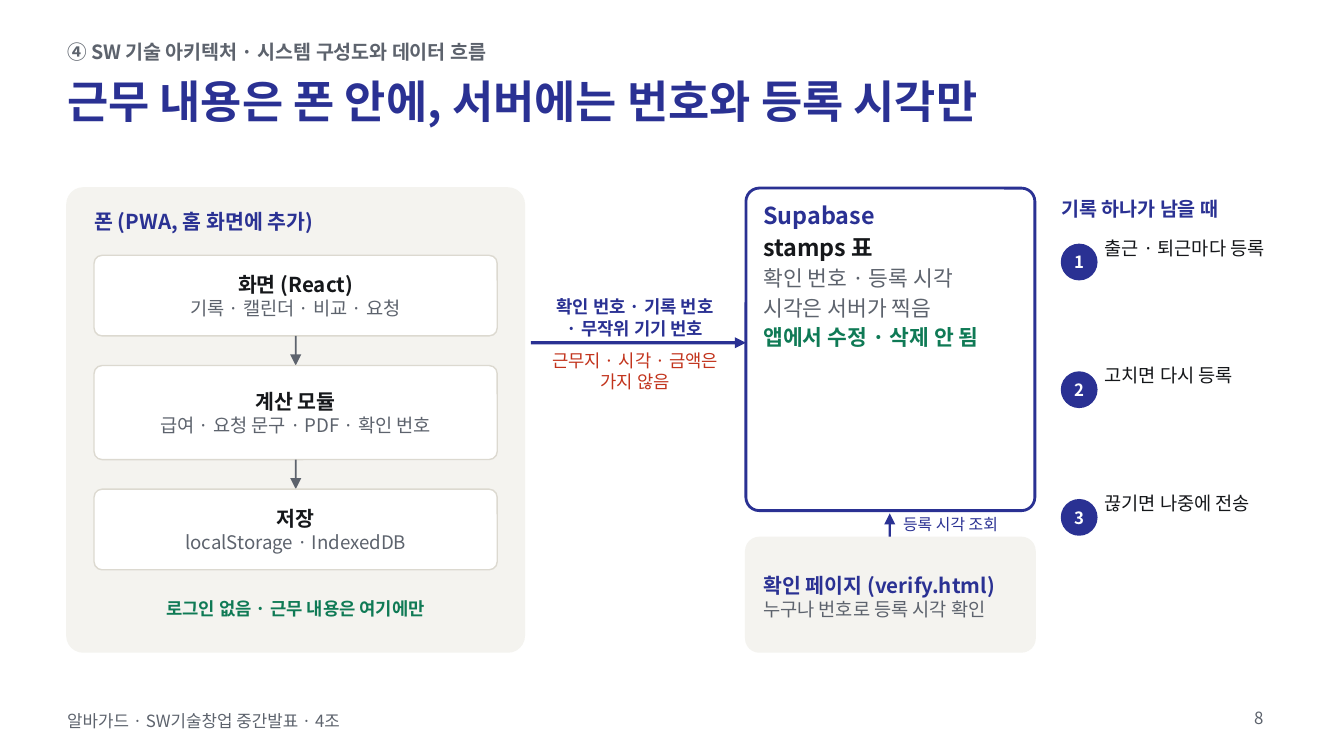
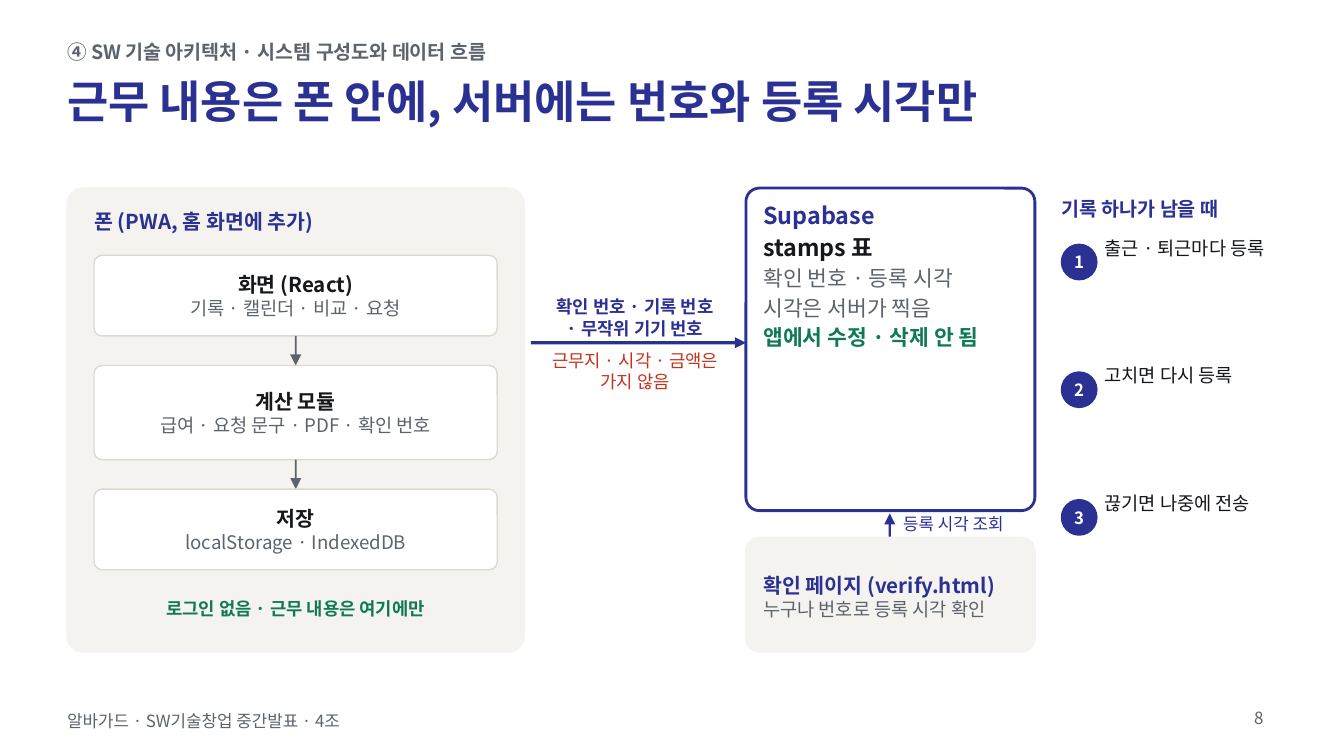
Before and after one commit to jihooni217/albaguard, a slide deck: slide 8 of docs/06_중간발표_PPT.pptx. Drawn at 1344x756 pixels with LibreOffice and Linux fonts; fonts in the diff are those of the drawing. Boxes give left, top, right and bottom in pixels: in the first picture for what was removed or moved away, otherwise in the second. Text is boxed around its words. In the diff, an @@ line names an element or a change of style, - is before the commit and + after.

```diff
--- a/docs/06_중간발표_PPT.pptx
+++ b/docs/06_중간발표_PPT.pptx
@@ text "등록 시각 조회" at (903, 516, 1004, 532): size 8.5 to 9 pt @@
```
Also in this commit, not shown: 1 other slide changed, 1 other file.
